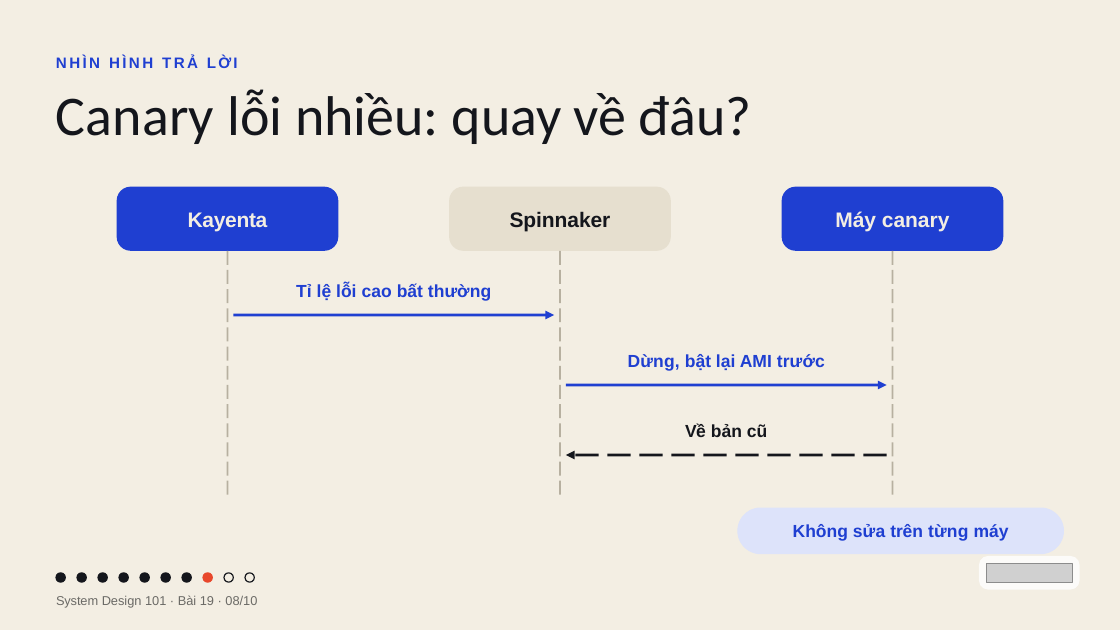
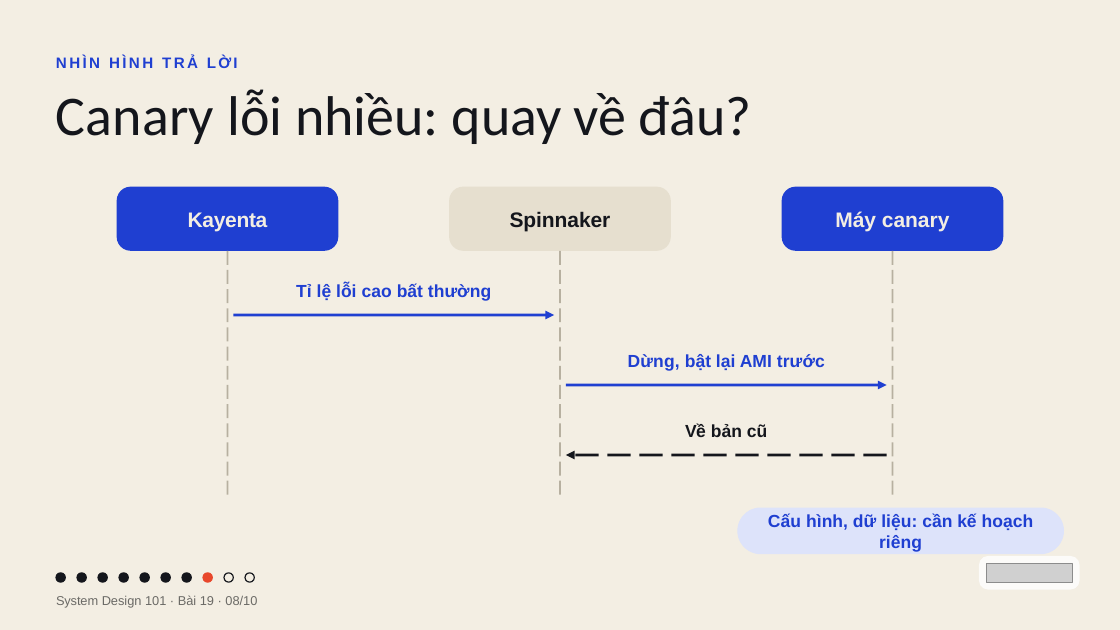
Before and after one commit to vohoailinh90/tool-marketing-studio, a slide deck: slide 8 of system-design-101/vi/lessons/sd-02-019/slides/sd-02-019.pptx. Drawn at 1120x630 pixels with LibreOffice and Linux fonts; fonts in the diff are those of the drawing; grey boxes stand for pictures. Boxes give left, top, right and bottom in pixels: in the first picture for what was removed or moved away, otherwise in the second. Text is boxed around its words. In the diff, an @@ line names an element or a change of style, - is before the commit and + after.

```diff
--- a/system-design-101/vi/lessons/sd-02-019/slides/sd-02-019.pptx
+++ b/system-design-101/vi/lessons/sd-02-019/slides/sd-02-019.pptx
@@ text in rounded rectangle at box(768, 513, 1034, 552): text changed @@
-Không sửa trên từng máy
+Cấu hình, dữ liệu: cần kế hoạch riêng
```
Also in this commit, not shown: 2 other slides changed, 3 other files.
